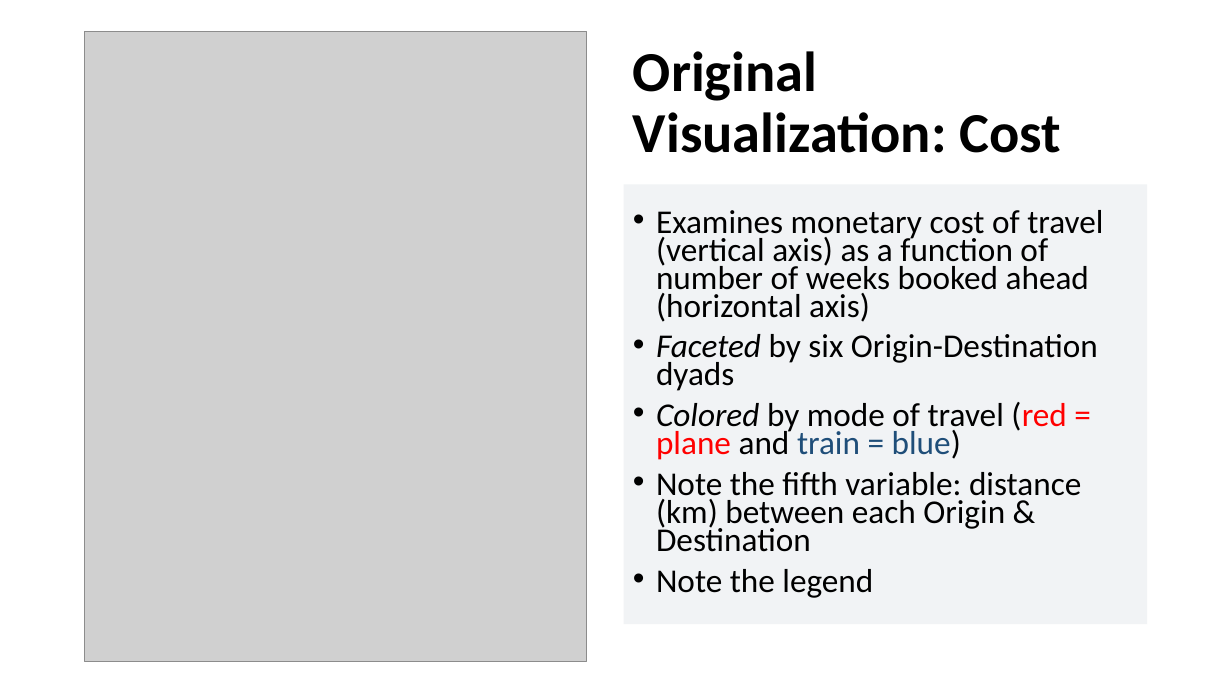
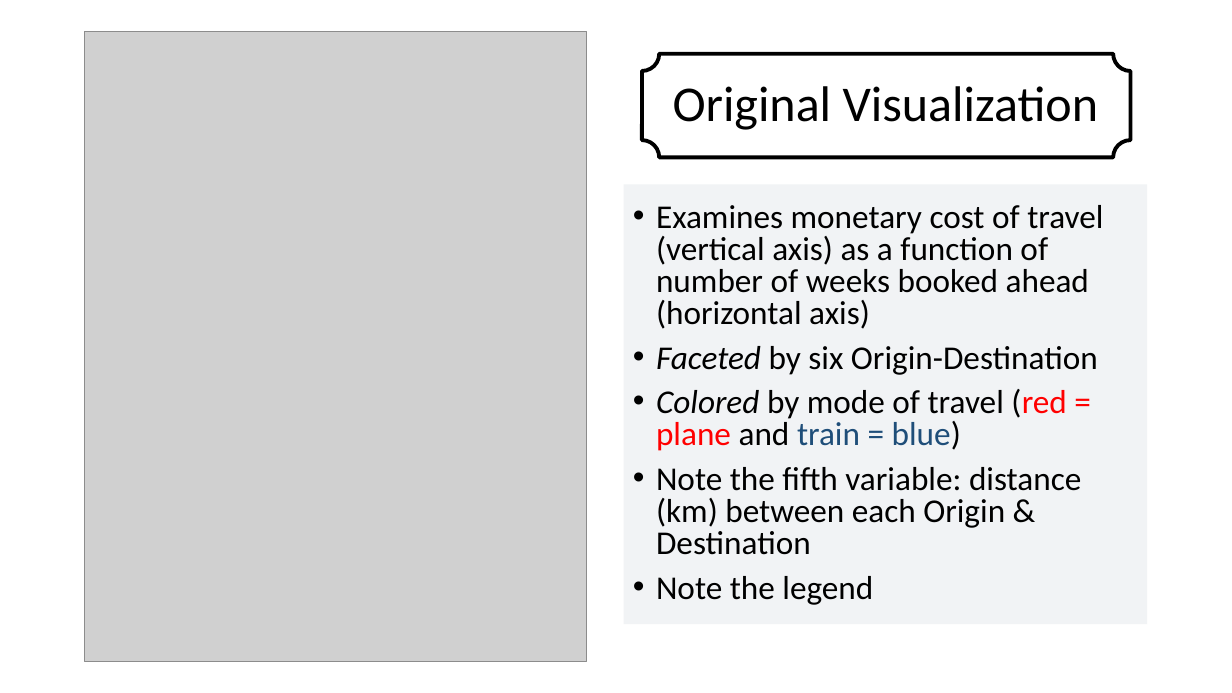
Before and after one commit to suyinlee23/MakeOverMonday_MAT_8790_LeazisLee, a slide deck: slide 3 of Trains vs Planes.pptx. Drawn at 1232x693 pixels with LibreOffice and Linux fonts; fonts in the diff are those of the drawing; grey boxes stand for pictures; background and template pictures are left out. Boxes give left, top, right and bottom in pixels: in the first picture for what was removed or moved away, otherwise in the second. Text is boxed around its words. In the diff, an @@ line names an element or a change of style, - is before the commit and + after.

Commit message:
Trains vs Planes v2 SLEdits

```diff
--- a/Trains vs Planes.pptx
+++ b/Trains vs Planes.pptx
@@ plaque "Original Visualization" resized from (x1=633, y1=51, x2=1061, y2=153) to (x1=624, y1=39, x2=1148, y2=173) @@
@@ plaque "Original Visualization" at (x1=624, y1=39, x2=1148, y2=173): fill none to #FFFFFF at 82% opacity @@
@@ plaque added at (x1=642, y1=54, x2=1131, y2=157), outline #000000 3 pt @@
@@ text in plaque at (x1=673, y1=86, x2=1099, y2=130): text changed; size 44 to 39 pt; bold off @@
-Original Visualization: Cost
+Original Visualization
@@ text at (x1=656, y1=205, x2=1103, y2=605): line spacing 0.7 to 0.8 @@
@@ text at (x1=656, y1=346, x2=1098, y2=375): text changed @@
-• Faceted by six Origin-Destination dyads
+• Faceted by six Origin-Destination
```
Also in this commit, not shown: 7 other slides changed, 5 slides added, 4 slides removed.
